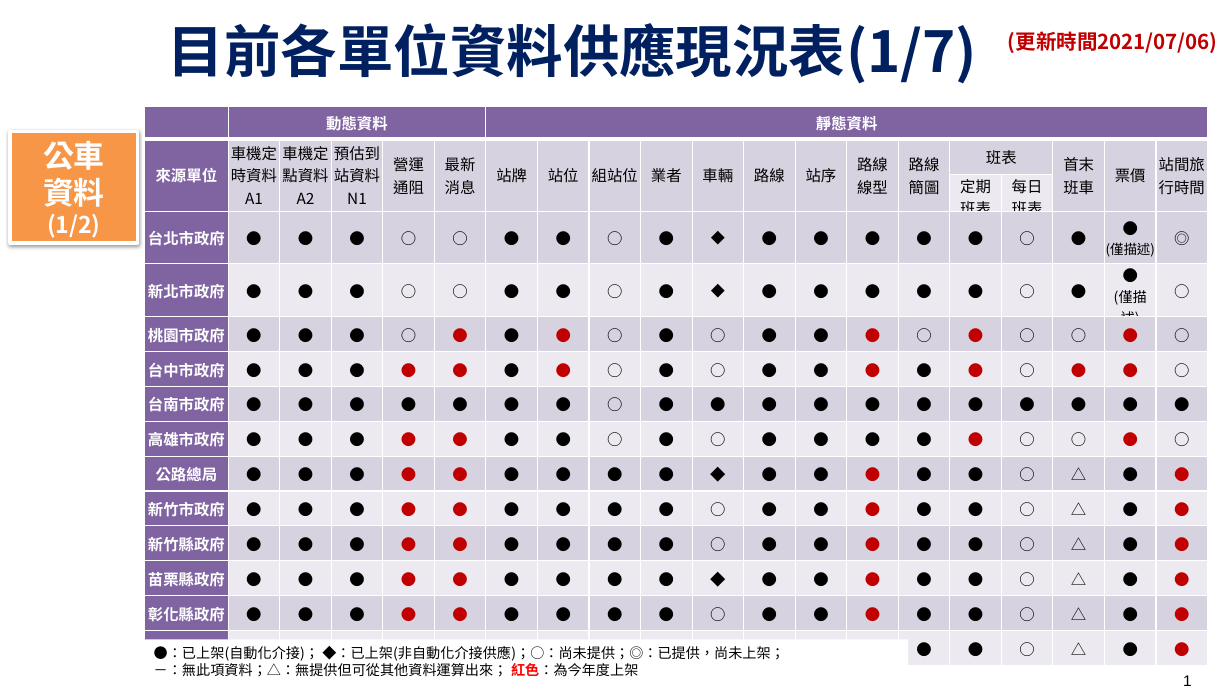
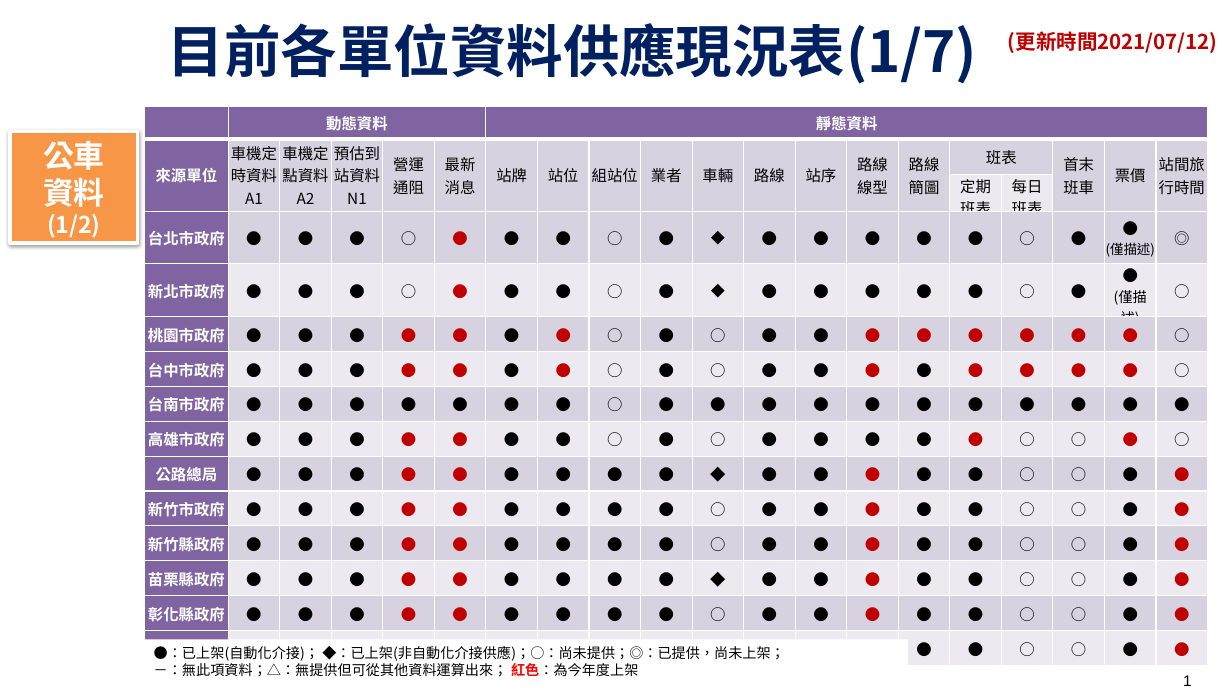
Before and after one commit to ptxmotc/data-provide-status, a slide deck: slide 1 of 各單位資料供應現況表.pptx. Drawn at 1232x693 pixels with LibreOffice and Linux fonts; fonts in the diff are those of the drawing; background and template pictures are left out. Boxes give left, top, right and bottom in pixels: in the first picture for what was removed or moved away, otherwise in the second. Text is boxed around its words. In the diff, an @@ line names an element or a change of style, - is before the commit and + after.

```diff
--- a/各單位資料供應現況表.pptx
+++ b/各單位資料供應現況表.pptx
@@ text at (1008, 31, 1218, 53): text changed @@
-(更新時間2021/07/06)
+(更新時間2021/07/12)
@@ table at (145, 107, 1212, 663) @@
-row 4, column 6: ○
+row 4, column 6: ●
-row 5, column 6: ○
+row 5, column 6: ●
-row 6: 桃園市政府 | ● | ● | ● | ○ | ● | ● | ● | ○ | ● | ○ | ● | ● | ● | ○ | ● | ○ | ○ | ● | ○
+row 6: 桃園市政府 | ● | ● | ● | ● | ● | ● | ● | ○ | ● | ○ | ● | ● | ● | ● | ● | ● | ● | ● | ○
-row 7, column 17: ○
+row 7, column 17: ●
-row 10, column 18: △
+row 10, column 18: ○
-row 11, column 18: △
+row 11, column 18: ○
-row 12, column 18: △
+row 12, column 18: ○
-row 13, column 18: △
+row 13, column 18: ○
-row 14, column 18: △
+row 14, column 18: ○
-row 15, column 18: △
+row 15, column 18: ○
```
Also in this commit, not shown: 8 other slides changed, 1 other file.
